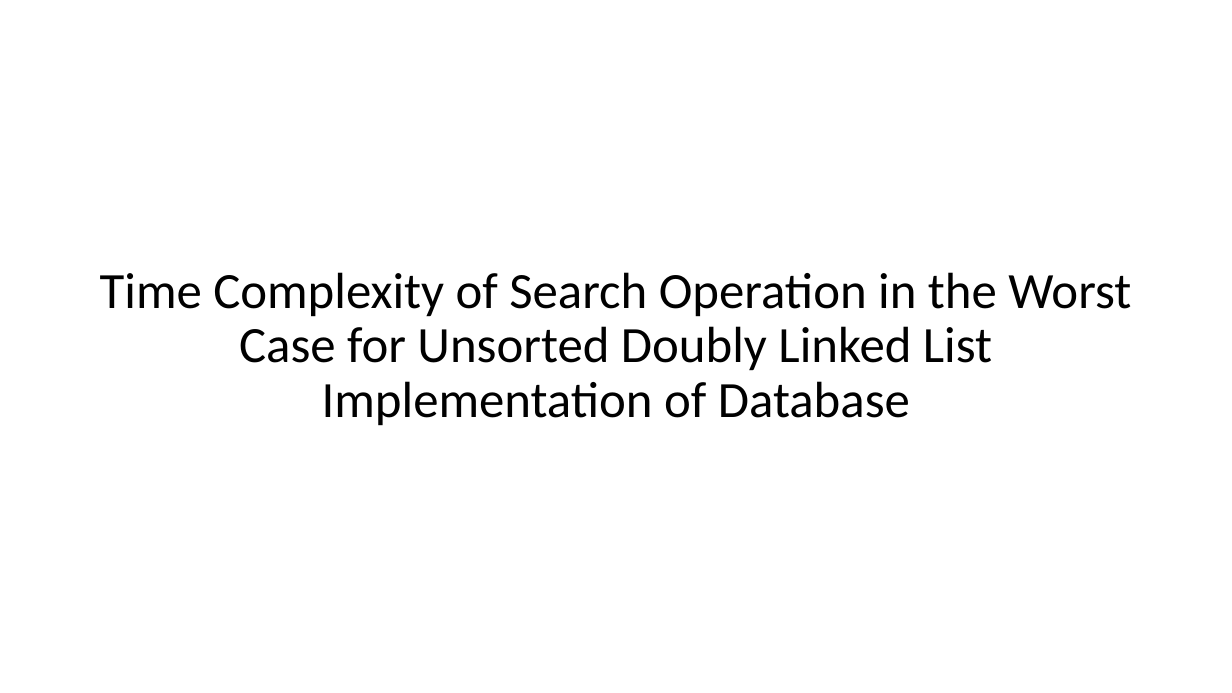
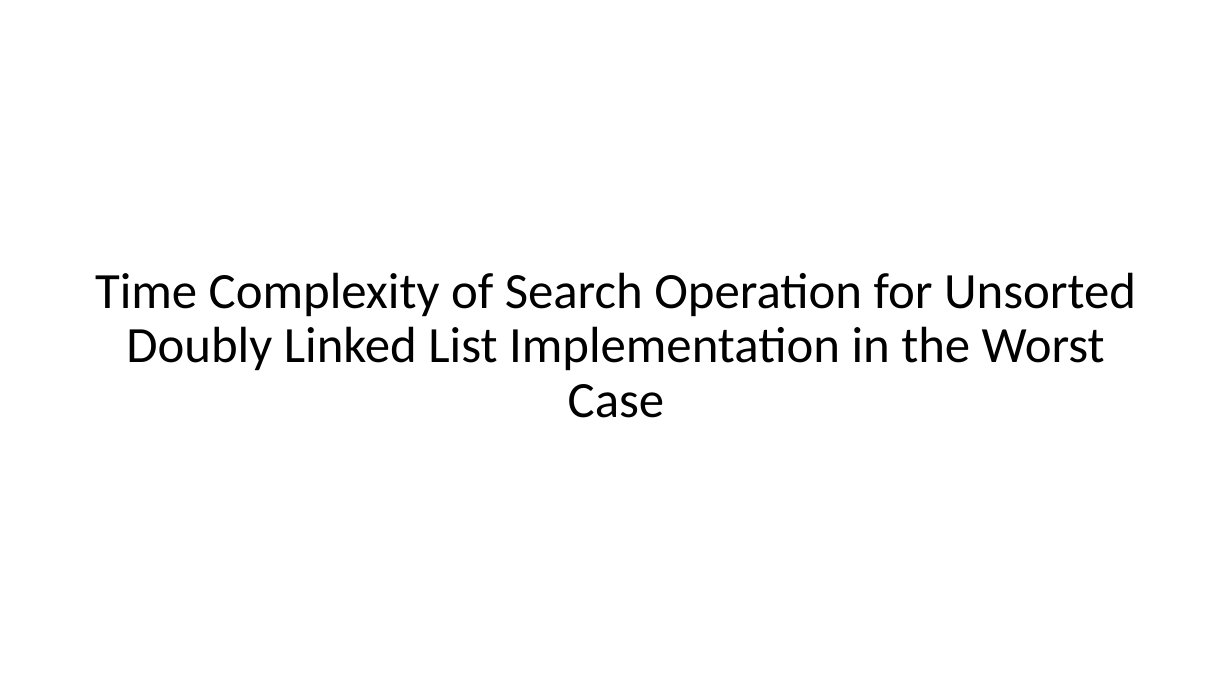
Before and after one commit to jpvail/PasswordVault, a slide deck: slide 10 of PreformanceAnalysis.pptx (slide 9 before the commit). Drawn at 1232x693 pixels with LibreOffice and Linux fonts; fonts in the diff are those of the drawing. Boxes give left, top, right and bottom in pixels: in the first picture for what was removed or moved away, otherwise in the second. Text is boxed around its words. In the diff, an @@ line names an element or a change of style, - is before the commit and + after.

```diff
--- a/PreformanceAnalysis.pptx
+++ b/PreformanceAnalysis.pptx
@@ title at (95, 272, 1136, 418): text changed @@
-Time Complexity of Search Operation in the Worst Case for Unsorted Doubly Linked List Implementation of Database
+Time Complexity of Search Operation for Unsorted Doubly Linked List Implementation in the Worst Case
```
Also in this commit, not shown: 8 other slides changed, 1 slide added, 14 other files.
